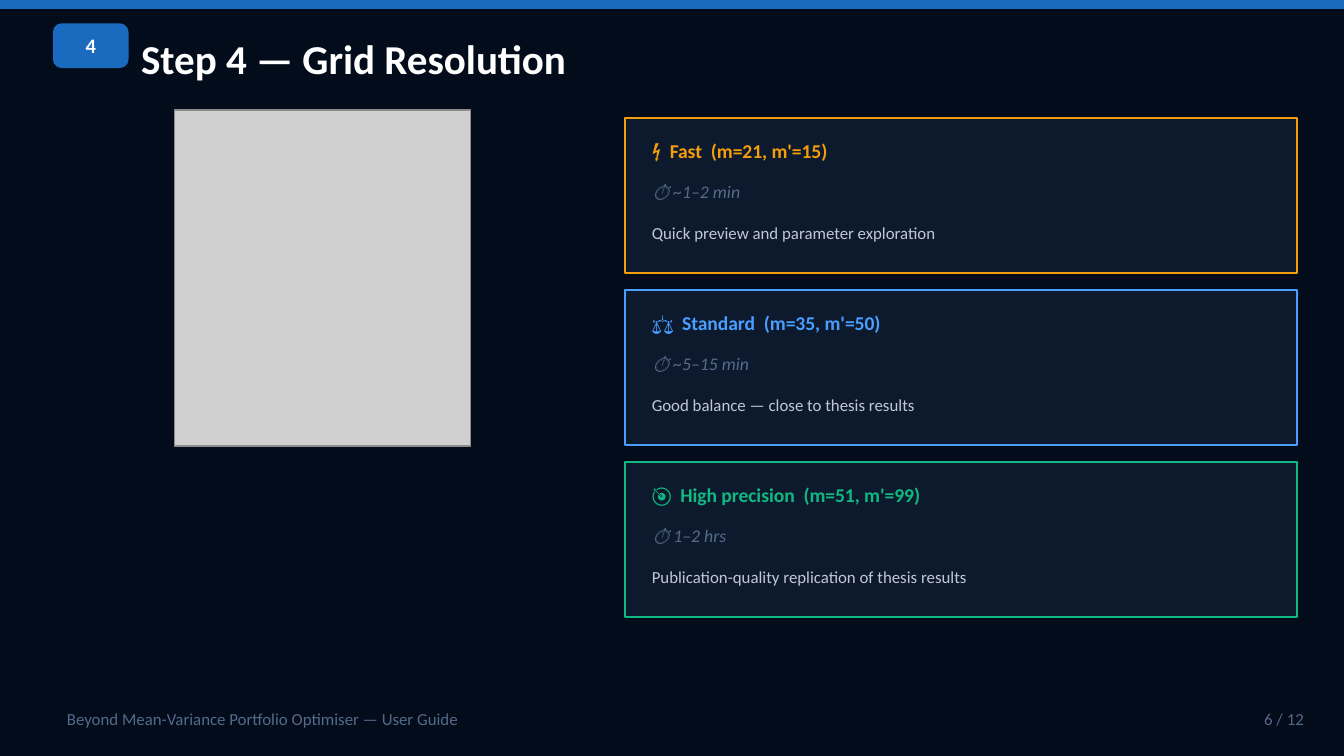
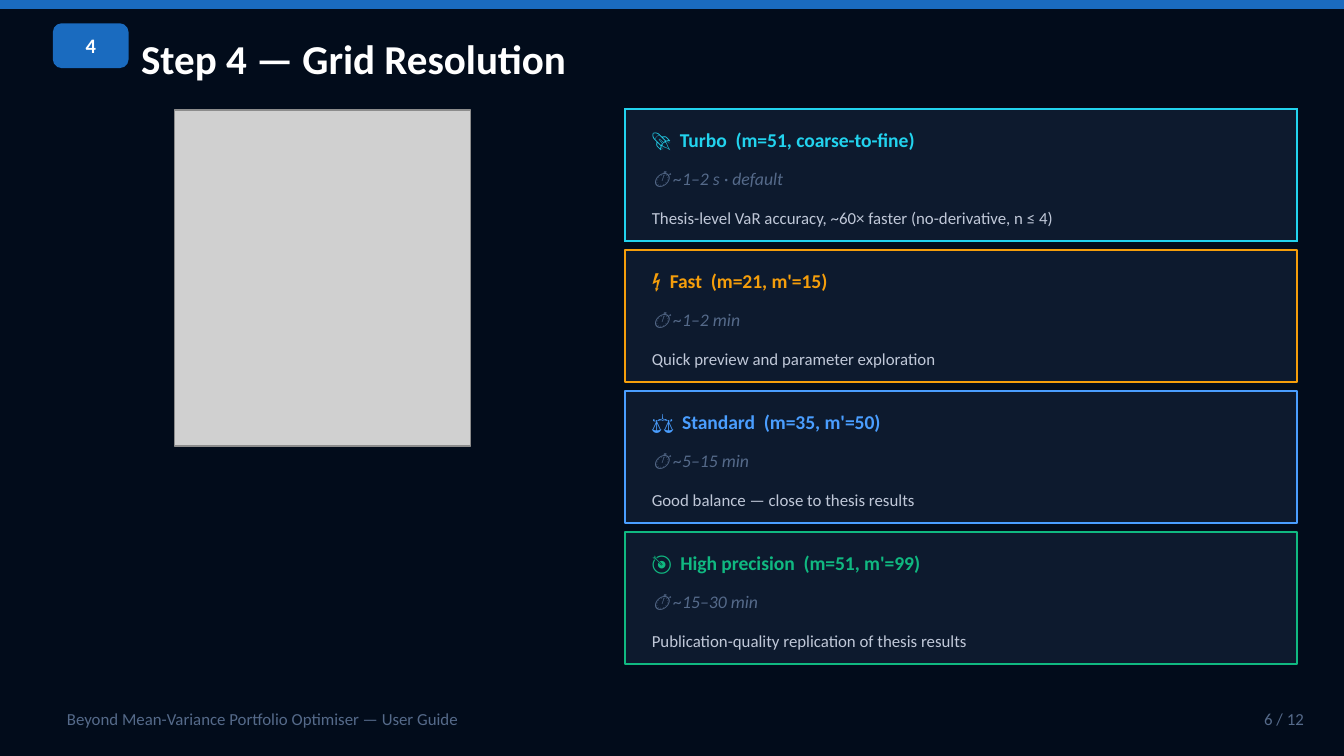
Before and after one commit to SamiJeddou/behavioral-portfolio-optimizer, a slide deck: slide 6 of userguide.pptx. Drawn at 1344x756 pixels with LibreOffice and Linux fonts; fonts in the diff are those of the drawing; grey boxes stand for pictures. Boxes give left, top, right and bottom in pixels: in the first picture for what was removed or moved away, otherwise in the second. Text is boxed around its words. In the diff, an @@ line names an element or a change of style, - is before the commit and + after.

```diff
--- a/userguide.pptx
+++ b/userguide.pptx
@@ rectangle added at box(625, 109, 1297, 241), fill #0D1A2E, outline #22D3EE 1.2 pt @@
@@ text added at box(680, 132, 914, 150), 10.5 pt, text #22D3EE, bold @@
+🚀 Turbo (m=51, coarse-to-fine)
@@ text added at box(673, 173, 783, 187), 9.5 pt, text #556A8A, italic @@
+⏱ ~1–2 s · default
@@ text added at box(652, 212, 1053, 227), 9 pt, text #C0C8D8 @@
+Thesis-level VaR accuracy, ~60× faster (no-derivative, n ≤ 4)
@@ rectangle: place and size @@
-rectangle at box(625, 118, 1297, 273)
+rectangle at box(625, 250, 1297, 382)
@@ text "⚡ Fast (m=21, m'=15)": place and size @@
-text "⚡ Fast (m=21, m'=15)" at box(670, 143, 828, 161)
+text "⚡ Fast (m=21, m'=15)" at box(670, 273, 828, 291)
@@ text "⏱ ~1–2 min": place and size @@
-text "⏱ ~1–2 min" at box(673, 186, 740, 198)
+text "⏱ ~1–2 min" at box(673, 314, 740, 326)
@@ text "Quick preview and parameter exploration": place and size @@
-text "Quick preview and parameter exploration" at box(652, 227, 935, 242)
+text "Quick preview and parameter exploration" at box(652, 353, 935, 368)
@@ rectangle: place and size @@
-rectangle at box(625, 290, 1297, 445)
+rectangle at box(625, 391, 1297, 523)
@@ text "⚖️ Standard (m=35, m'=50)": place and size @@
-text "⚖️ Standard (m=35, m'=50)" at box(682, 315, 881, 333)
+text "⚖️ Standard (m=35, m'=50)" at box(682, 414, 881, 432)
@@ text "⏱ ~5–15 min": place and size @@
-text "⏱ ~5–15 min" at box(673, 358, 749, 370)
+text "⏱ ~5–15 min" at box(673, 455, 749, 467)
@@ text "Good balance — close to ...": place and size @@
-text "Good balance — close to ..." at box(652, 399, 914, 411)
+text "Good balance — close to ..." at box(652, 494, 914, 506)
@@ rectangle: place and size @@
-rectangle at box(625, 462, 1297, 617)
+rectangle at box(625, 532, 1297, 664)
@@ text "🎯 High precision (m=51, m'=99)": place and size @@
-text "🎯 High precision (m=51, m'=99)" at box(680, 487, 920, 506)
+text "🎯 High precision (m=51, m'=99)" at box(680, 555, 920, 574)
@@ text at box(673, 596, 758, 608): text changed @@
-⏱ 1–2 hrs
+⏱ ~15–30 min
@@ text "Publication-quality replication of thesis results": place and size @@
-text "Publication-quality replication of thesis results" at box(652, 571, 966, 586)
+text "Publication-quality replication of thesis results" at box(652, 635, 966, 650)
```
Also in this commit, not shown: 5 other slides changed.
